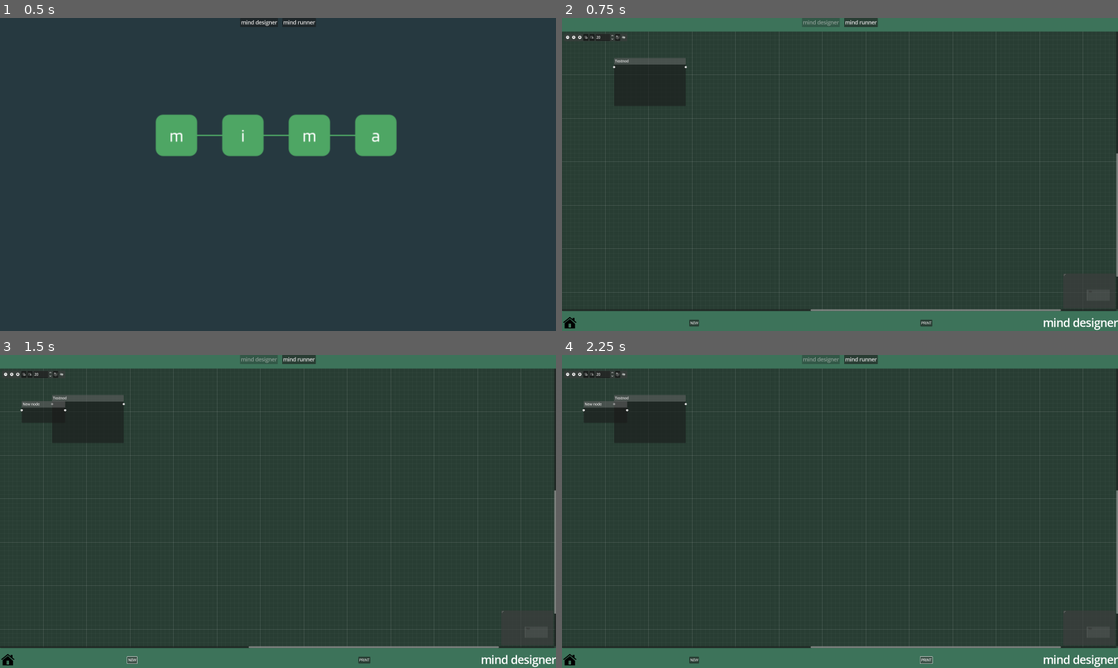
Above: before the commit, frames 1-4 (two rows, left to right).
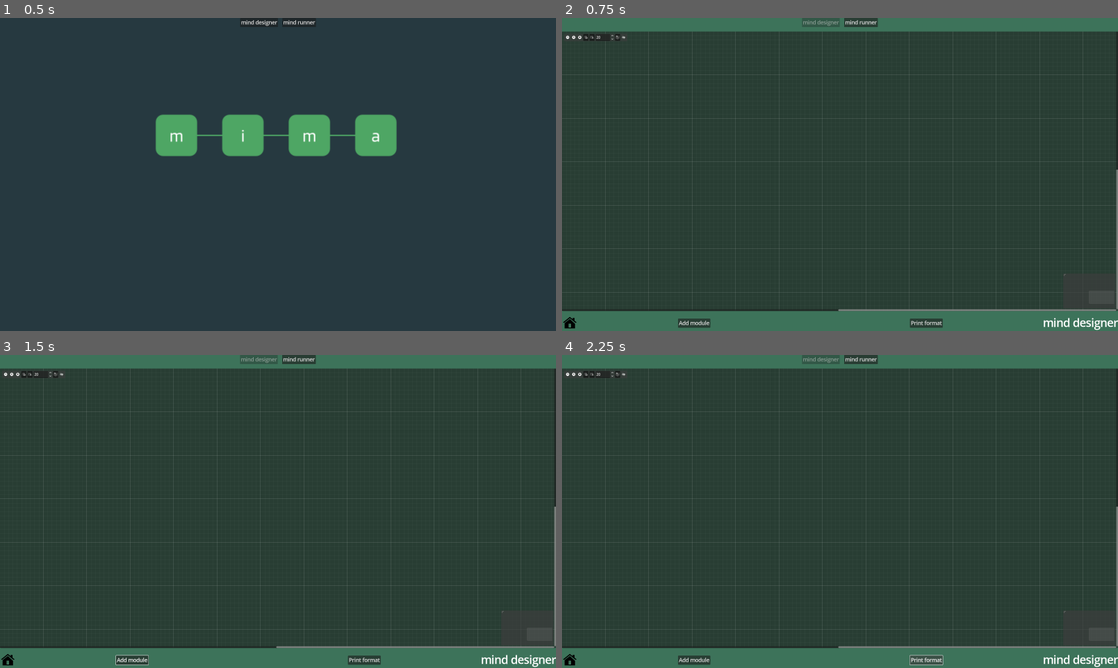
Above: after the commit, the same moments.

Repository: mimavox/mimaclient
Game: Godot game, scene res://screens/main.tscn
Two runs of this game, one before a commit and one after it. Both use one fixed random seed, a clock stepped at 60 frames per second and the inputs below.
Inputs (mouse positions are in pixels of both pictures, inside the frame that each line leads up to):
- Up to frame 1 (0.5 s): no input
- Up to frame 2 (0.75 s): click "mind designer" at 0.5 s
- Up to frame 3 (1.5 s): click (133, 661) at 1.25 s, where only the run after the commit has a clickable "Add module"
- Up to frame 4 (2.25 s): click (928, 658) at 2 s, where only the run before the commit has a clickable "PRINT"

Frame 1 is identical in both runs. In frame 2, 0.8% of the frame differs, in the area x 9-100%, y 12-99%; in frame 3, 1.1%, in the area x 3-100%, y 12-100%; in frame 4, 1.0%.

Commit message:
Adding module works.

Diff:
--- a/screens/designer/designer.gd
+++ b/screens/designer/designer.gd
@@ -8,27 +8,6 @@
 
 func _on_btn_home_pressed() -> void:
 	get_tree().change_scene_to_file("res://screens/main.tscn")
-
-func _on_button_pressed() -> void:
-	var node := GraphNode.new()
-
-	node.title = "New node"
-	node.name = "New node"
-
-	node.position_offset = Vector2(100, 150)
-	# node.position_offset.x = get_viewport().get_mouse_position().x
-
-	# You can set the custom minimum size if you don't want it to resize automatically
-	node.custom_minimum_size = Vector2(200, 100)
-
-	var slots = Control.new()
-	node.add_child(slots)
-	node.set_slot_enabled_left(0, true)
-	node.set_slot_enabled_right(0, true)
-
-	graph.add_child(node)
-
-
 
 func _on_graph_connection_request(from_node: StringName, from_port: int, to_node: StringName, to_port: int) -> void:
 	graph.connect_node(from_node, from_port, to_node, to_port)
@@ -47,7 +26,48 @@
 			graph_nodes.append(child.name)
 	return graph_nodes
 
-func _on_button_2_pressed() -> void:
+
+func _on_new_btn_pressed() -> void:
+
+	var popup = $Background/VBoxContainer/footer/PopupWindow
+	popup.open_popup()
+
+	await popup.submitted   # Execution pauses here until OK is pressed.
+
+	var option = popup.stored_option
+	var description = popup.stored_text
+	print("Creating new GraphNode named:", option)
+
+	var gnode := GraphNode.new()
+	gnode.title = option
+	gnode.name = option
+	gnode.position_offset = Vector2(100, 150)
+	gnode.custom_minimum_size = Vector2(200, 50)
+
+	# Container to control width and force vertical expansion
+	var vbox := VBoxContainer.new()
+	vbox.size_flags_horizontal = Control.SIZE_FILL
+	vbox.size_flags_vertical = Control.SIZE_EXPAND
+	vbox.custom_minimum_size = Vector2(200, 0) # important: fixes wrap width
+	gnode.add_child(vbox)
+
+	# Label that will wrap inside the container
+	var lnode := Label.new()
+	lnode.text = description
+	lnode.autowrap_mode = TextServer.AUTOWRAP_WORD_SMART
+	#lnode.autowrap = true
+	lnode.size_flags_vertical = Control.SIZE_EXPAND | Control.SIZE_SHRINK_CENTER
+	vbox.add_child(lnode)
+
+	# Slots etc…
+	gnode.set_slot_enabled_left(0, true)
+	gnode.set_slot_enabled_right(0, true)
+
+	graph.add_child(gnode)
+
+
+
+func _on_print_btn_pressed() -> void:
 	# List:
 	var nodes = get_all_graph_nodes()
 	print(JSON.stringify(nodes))
--- a/screens/designer/designer.tscn
+++ b/screens/designer/designer.tscn
@@ -1,7 +1,8 @@
-[gd_scene load_steps=3 format=3 uid="uid://5cpxmlg0recs"]
+[gd_scene load_steps=4 format=3 uid="uid://5cpxmlg0recs"]
 
 [ext_resource type="Script" uid="uid://c3326f17bj1bt" path="res://screens/designer/designer.gd" id="1_vhm8n"]
 [ext_resource type="Texture2D" uid="uid://dq8mast03tr2t" path="res://assets/home.png" id="2_am42k"]
+[ext_resource type="Script" uid="uid://b3rkni1tgcxq5" path="res://screens/designer/popup_window.gd" id="3_mbg03"]
 
 [node name="Designer" type="Control"]
 layout_mode = 3
@@ -56,29 +57,6 @@
 [node name="GraphEdit" type="GraphEdit" parent="Background/VBoxContainer/content"]
 unique_name_in_owner = true
 layout_mode = 2
-scroll_offset = Vector2(-978, -264)
-
-[node name="Testnod" type="GraphNode" parent="Background/VBoxContainer/content/GraphEdit"]
-layout_mode = 0
-offset_left = 1218.0
-offset_top = 386.0
-offset_right = 1548.0
-offset_bottom = 607.0
-mouse_filter = 1
-position_offset = Vector2(240, 122)
-title = "Testnod"
-slot/0/left_enabled = true
-slot/0/left_type = 0
-slot/0/left_color = Color(1, 1, 1, 1)
-slot/0/left_icon = null
-slot/0/right_enabled = true
-slot/0/right_type = 0
-slot/0/right_color = Color(1, 1, 1, 1)
-slot/0/right_icon = null
-slot/0/draw_stylebox = true
-
-[node name="Control" type="Control" parent="Background/VBoxContainer/content/GraphEdit/Testnod"]
-layout_mode = 2
 
 [node name="footer" type="HBoxContainer" parent="Background/VBoxContainer"]
 layout_mode = 2
@@ -92,17 +70,19 @@
 icon = ExtResource("2_am42k")
 flat = true
 
-[node name="Button" type="Button" parent="Background/VBoxContainer/footer"]
+[node name="newBtn" type="Button" parent="Background/VBoxContainer/footer"]
 layout_mode = 2
 size_flags_horizontal = 6
 size_flags_vertical = 4
-text = "NEW"
+theme_override_font_sizes/font_size = 24
+text = "Add module"
 
-[node name="Button2" type="Button" parent="Background/VBoxContainer/footer"]
+[node name="printBtn" type="Button" parent="Background/VBoxContainer/footer"]
 layout_mode = 2
 size_flags_horizontal = 6
 size_flags_vertical = 4
-text = "PRINT"
+theme_override_font_sizes/font_size = 24
+text = "Print format"
 
 [node name="Label" type="Label" parent="Background/VBoxContainer/footer"]
 layout_mode = 2
@@ -111,9 +91,77 @@
 theme_override_font_sizes/font_size = 50
 text = "mind designer"
 
+[node name="PopupWindow" type="Window" parent="Background/VBoxContainer/footer"]
+oversampling_override = 1.0
+title = "New module"
+initial_position = 1
+size = Vector2i(500, 349)
+visible = false
+wrap_controls = true
+popup_window = true
+popup_wm_hint = true
+force_native = true
+theme_override_constants/title_height = 24
+theme_override_constants/resize_margin = 18
+theme_override_font_sizes/title_font_size = 20
+script = ExtResource("3_mbg03")
+
+[node name="VBoxContainer" type="VBoxContainer" parent="Background/VBoxContainer/footer/PopupWindow"]
+anchors_preset = 15
+anchor_right = 1.0
+anchor_bottom = 1.0
+grow_horizontal = 2
+grow_vertical = 2
+theme_override_constants/separation = 15
+
+[node name="optionLabel" type="Label" parent="Background/VBoxContainer/footer/PopupWindow/VBoxContainer"]
+layout_mode = 2
+size_flags_vertical = 1
+theme_override_font_sizes/font_size = 24
+text = "Please choose a module type:"
+
+[node name="option" type="OptionButton" parent="Background/VBoxContainer/footer/PopupWindow/VBoxContainer"]
+layout_mode = 2
+item_count = 3
+popup/item_0/text = "Image to Text"
+popup/item_0/id = 0
+popup/item_1/text = "Text to text (prompt)"
+popup/item_1/id = 1
+popup/item_2/text = "Decide action"
+popup/item_2/id = 2
+
+[node name="inputLabel" type="Label" parent="Background/VBoxContainer/footer/PopupWindow/VBoxContainer"]
+layout_mode = 2
+theme_override_font_sizes/font_size = 24
+text = "Please describe the new module:"
+
+[node name="input" type="TextEdit" parent="Background/VBoxContainer/footer/PopupWindow/VBoxContainer"]
+custom_minimum_size = Vector2(0, 150)
+layout_mode = 2
+size_flags_vertical = 3
+theme_override_font_sizes/font_size = 24
+wrap_mode = 1
+scroll_smooth = true
+
+[node name="HBoxContainer" type="HBoxContainer" parent="Background/VBoxContainer/footer/PopupWindow/VBoxContainer"]
+layout_mode = 2
+
+[node name="btnCancel" type="Button" parent="Background/VBoxContainer/footer/PopupWindow/VBoxContainer/HBoxContainer"]
+layout_mode = 2
+size_flags_horizontal = 3
+theme_override_font_sizes/font_size = 24
+text = "Cancel"
+
+[node name="btnOk" type="Button" parent="Background/VBoxContainer/footer/PopupWindow/VBoxContainer/HBoxContainer"]
+layout_mode = 2
+size_flags_horizontal = 3
+theme_override_font_sizes/font_size = 24
+text = "OK"
+
 [connection signal="pressed" from="Background/VBoxContainer/navigation/btnRunner" to="." method="_on_btn_runner_pressed"]
 [connection signal="connection_request" from="Background/VBoxContainer/content/GraphEdit" to="." method="_on_graph_connection_request"]
 [connection signal="disconnection_request" from="Background/VBoxContainer/content/GraphEdit" to="." method="_on_graph_disconnection_request"]
 [connection signal="pressed" from="Background/VBoxContainer/footer/btnHome" to="." method="_on_btn_home_pressed"]
-[connection signal="pressed" from="Background/VBoxContainer/footer/Button" to="." method="_on_button_pressed"]
-[connection signal="pressed" from="Background/VBoxContainer/footer/Button2" to="." method="_on_button_2_pressed"]
+[connection signal="pressed" from="Background/VBoxContainer/footer/newBtn" to="." method="_on_new_btn_pressed"]
+[connection signal="pressed" from="Background/VBoxContainer/footer/printBtn" to="." method="_on_print_btn_pressed"]
+[connection signal="pressed" from="Background/VBoxContainer/footer/PopupWindow/VBoxContainer/HBoxContainer/btnOk" to="Background/VBoxContainer/footer/PopupWindow" method="_on_btn_ok_pressed"]
--- /dev/null
+++ b/screens/designer/popup_window.gd
@@ -0,0 +1,25 @@
+extends Window
+
+signal submitted
+
+var stored_option: String = ""
+var stored_text: String = ""
+
+@onready var input_field: TextEdit = $VBoxContainer/input
+@onready var option_field: OptionButton = $VBoxContainer/option
+@onready var ok_button: Button = $VBoxContainer/Button
+
+func _ready():
+	pass
+	#btnOk.pressed.connect(_on_ok_pressed)
+
+func open_popup():
+	popup_centered()
+	input_field.text = ""
+	input_field.grab_focus()
+
+func _on_btn_ok_pressed():
+	stored_option = option_field.text
+	stored_text = input_field.text
+	emit_signal("submitted")
+	hide()
Not shown, added: screens/designer/popup_window.gd.uid
